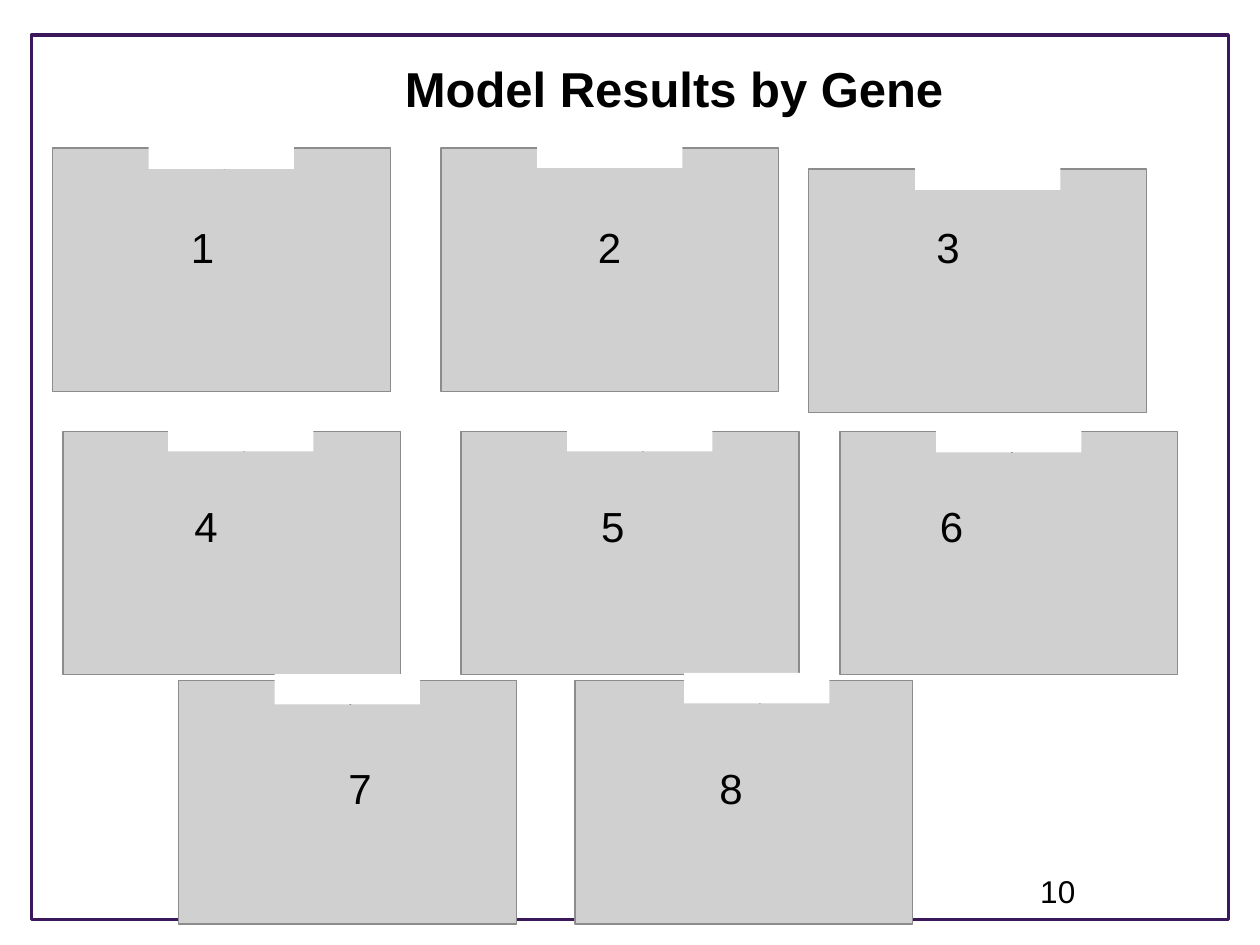
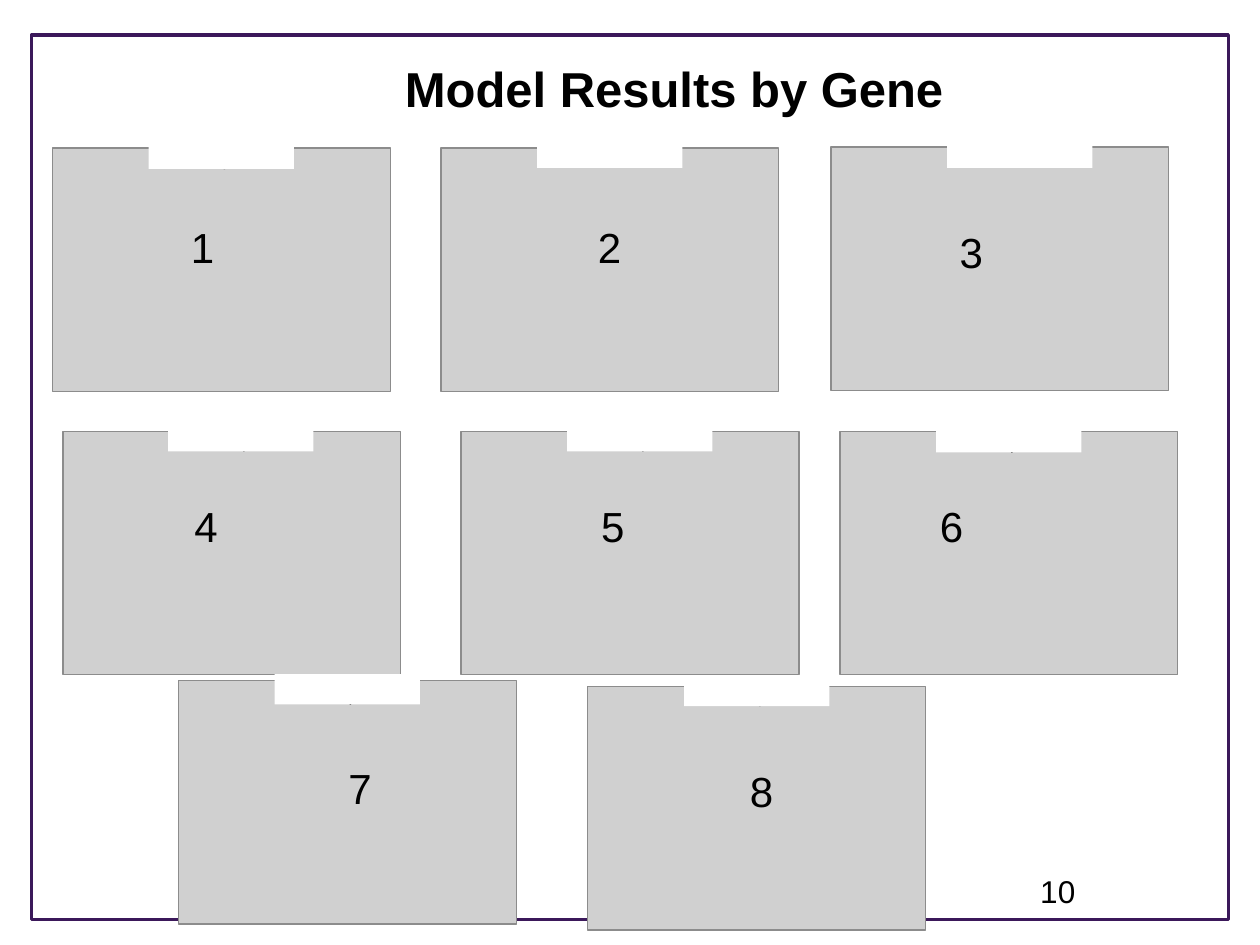
Before and after one commit to ModelEngineering/advancing-biomedical-models, a slide deck: slide 10 of ModelingGame/Summary of Approach to Modeling Game.pptx. Drawn at 1260x945 pixels with LibreOffice and Linux fonts; fonts in the diff are those of the drawing; grey boxes stand for pictures; background and template pictures are left out. Boxes give left, top, right and bottom in pixels: in the first picture for what was removed or moved away, otherwise in the second. Text is boxed around its words. In the diff, an @@ line names an element or a change of style, - is before the commit and + after.

```diff
--- a/ModelingGame/Summary of Approach to Modeling Game.pptx
+++ b/ModelingGame/Summary of Approach to Modeling Game.pptx
@@ picture: place and size @@
-picture at (809,169,1147,412)
+picture at (830,147,1168,391)
@@ rectangle: place and size @@
-rectangle at (915,160,1060,190)
+rectangle at (948,137,1092,168)
@@ text "3": place and size @@
-text "3" at (936,233,959,264)
+text "3" at (960,238,983,269)
@@ picture: place and size @@
-picture at (575,680,912,924)
+picture at (588,687,926,930)
@@ text "8": place and size @@
-text "8" at (719,774,742,805)
+text "8" at (750,777,773,808)
```
Also in this commit, not shown: 3 other slides changed, 1 slide added.
